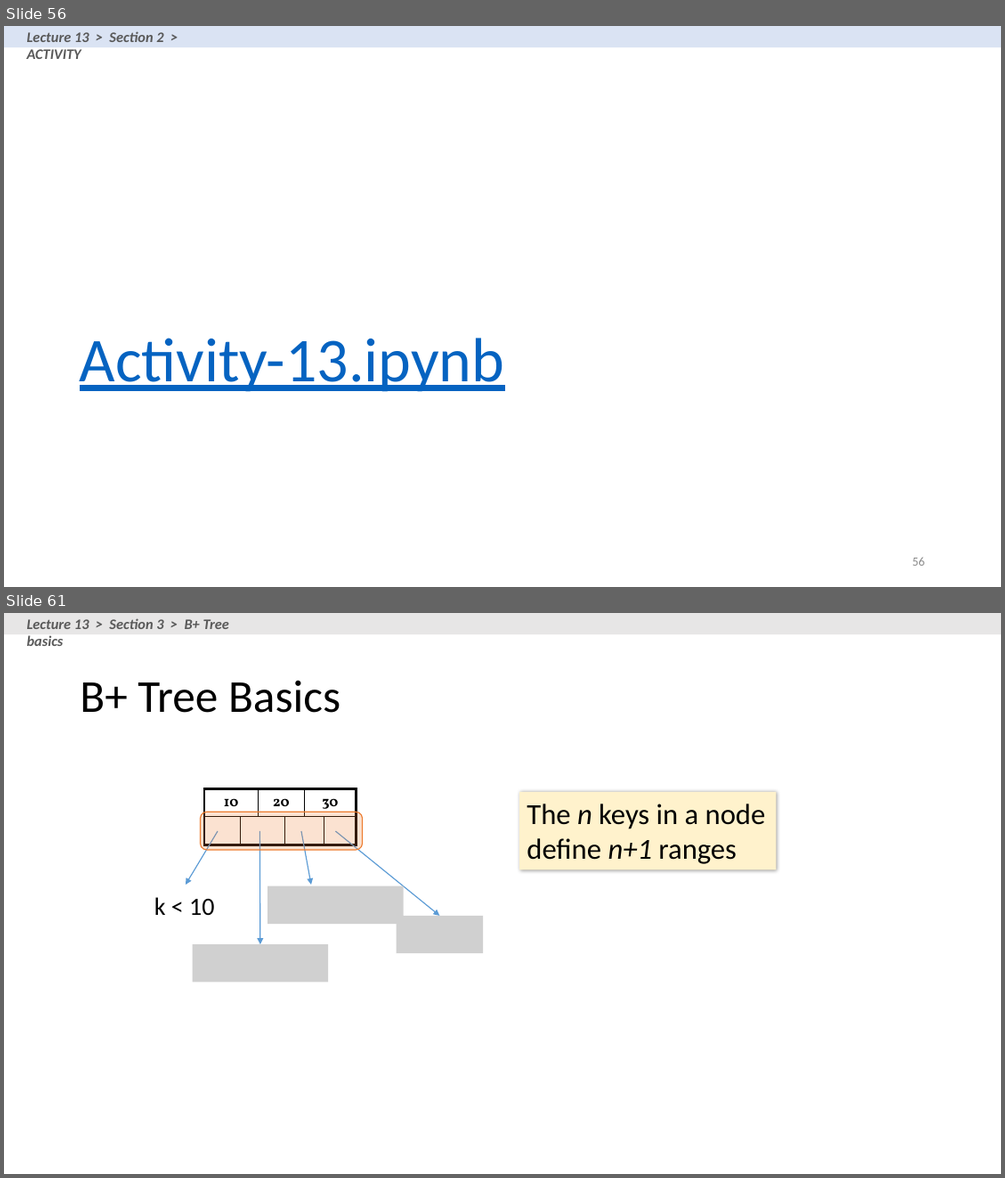
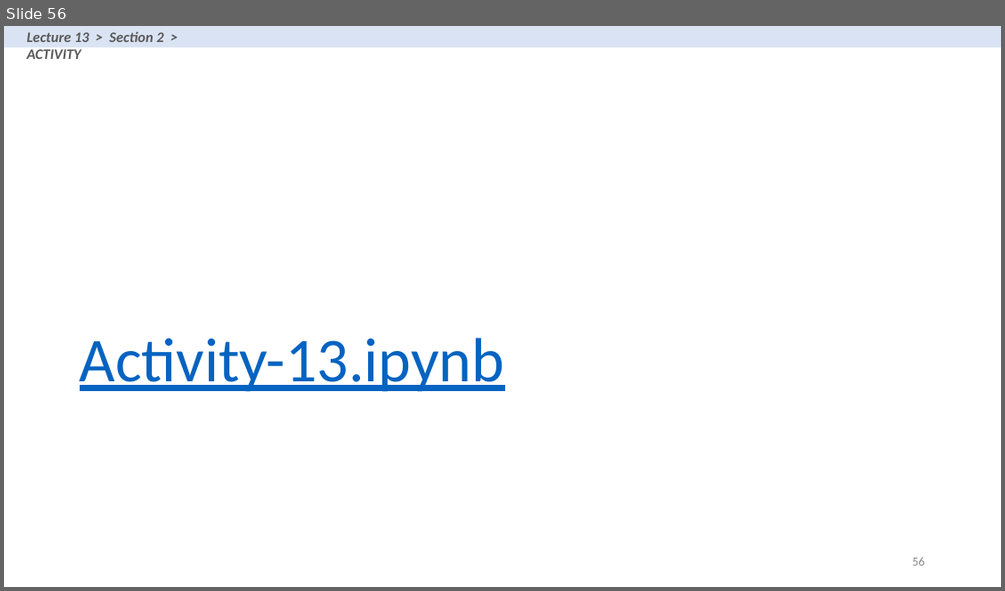
Before and after one commit to XIEQ/cs145-notebooks, a slide deck: lecture-13/Lecture_13_Indexes.pptx. Shown one above the other, each under a label of ours: slides 56 and 61 before the commit, slide 56 after it; the slides between them are not shown. The pictures are 1005x1178 and 1005x591 pixels, drawn with LibreOffice and Linux fonts; fonts in the diff are those of the drawing; grey boxes stand for pictures. Boxes give left, top, right and bottom in pixels: in the first picture for what was removed or moved away, otherwise in the second. Text is boxed around its words. In the diff, an @@ line names an element or a change of style, - is before the commit and + after.

```diff
--- a/lecture-13/Lecture_13_Indexes.pptx
+++ b/lecture-13/Lecture_13_Indexes.pptx
@@ slide 61 removed at <box>4,613,1001,1174</box>, background #FFFFFF @@
@@ rectangle removed at <box>4,613,1001,634</box> @@
@@ text removed at <box>27,618,229,646</box> @@
-Lecture 13 > Section 3 > B+ Tree basics
@@ title removed at <box>80,680,340,713</box> @@
-B+ Tree Basics
@@ table removed at <box>204,788,354,844</box>, 2 rows, 6 columns @@
-10 |  | 20 |  | 30 | 
- |  |  |  |  | 
@@ rectangle removed at <box>520,792,777,869</box> @@
-The n keys in a node define n+1 ranges
@@ rounded rectangle removed at <box>201,811,363,850</box> @@
@@ arrow removed from (218, 831) to (186, 884) @@
@@ arrow removed from (259, 831) to (260, 944) @@
@@ arrow removed from (301, 831) to (311, 884) @@
@@ arrow removed from (335, 831) to (440, 916) @@
@@ text removed at <box>154,897,214,915</box> @@
-k < 10
@@ picture removed at <box>268,886,404,924</box> @@
@@ picture removed at <box>396,916,484,953</box> @@
@@ picture removed at <box>193,944,329,981</box> @@
```
Also in this commit, not shown: 23 other slides removed, 7 other files.
